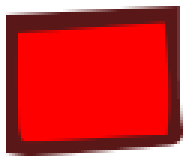
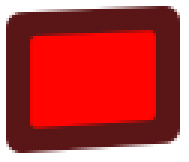
Comparing the layer stacks of the two (189, 162) images. Changes:
added layer "Vector Smart Object" above "Layer 2" over (6, 6, 180, 153)
hid "Layer 2" over (6, 6, 183, 156)
hid "Vector Smart Object1" over (6, 6, 183, 156)
hid "Layer 1" over (15, 21, 174, 144)
